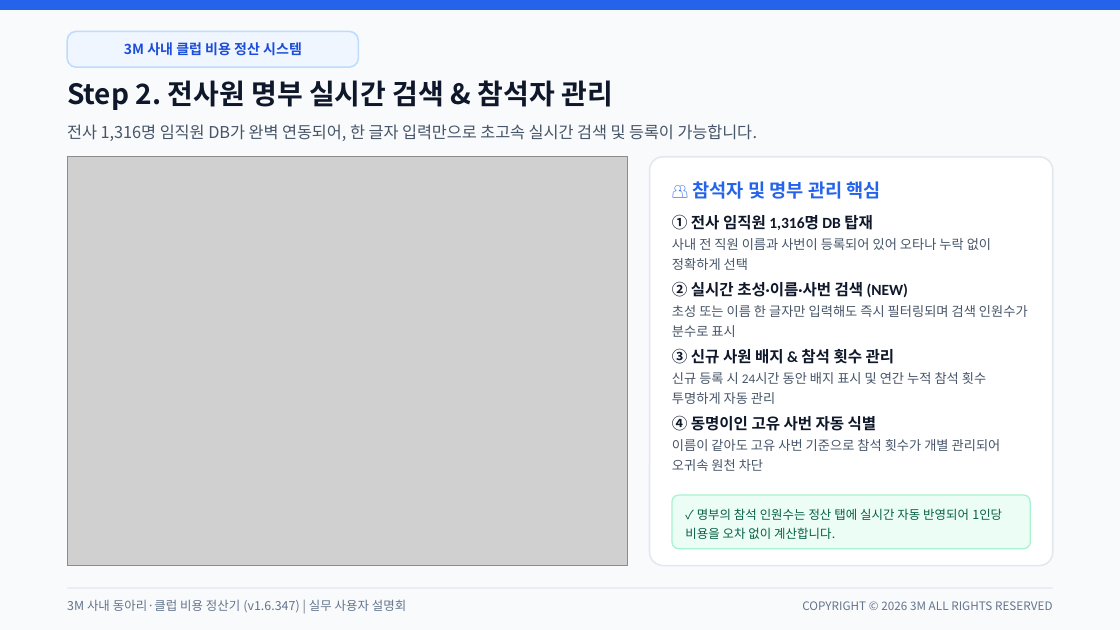
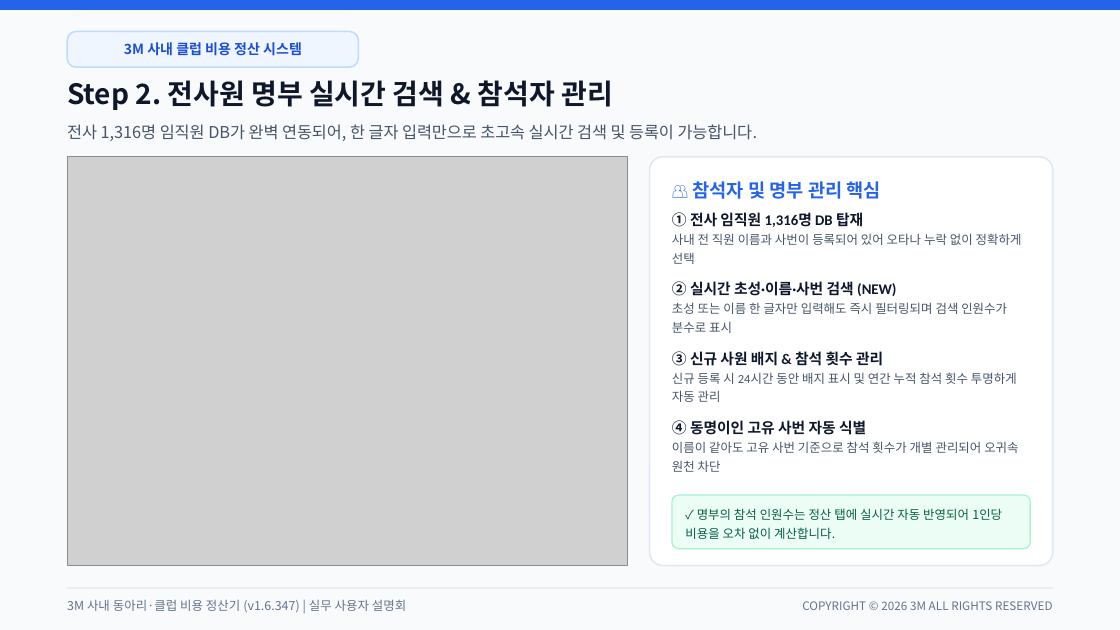
Before and after one commit to gochujangs33-dot/Club-expense, a slide deck: slide 5 of 3M_사내_클럽_비용_정산_시스템_사용_설명회.pptx. Drawn at 1120x630 pixels with LibreOffice and Linux fonts; fonts in the diff are those of the drawing; grey boxes stand for pictures. Boxes give left, top, right and bottom in pixels: in the first picture for what was removed or moved away, otherwise in the second. Text is boxed around its words. In the diff, an @@ line names an element or a change of style, - is before the commit and + after.

```diff
--- a/3M_사내_클럽_비용_정산_시스템_사용_설명회.pptx
+++ b/3M_사내_클럽_비용_정산_시스템_사용_설명회.pptx
@@ text "① 전사 임직원 1,316명 DB ..." at [672, 212, 1022, 264]: size 10 to 9.5 pt in "① 전사 임직원 1,316명 DB 탑재"; size 8.5 to 8 pt in "사내 전 직원 이름과 사번이 등록되어 있어 ..."; line spacing 13pt to 12pt @@
@@ text "② 실시간 초성·이름·사번 검색 (NEW) ..." at [672, 281, 1007, 333]: size 10 to 9.5 pt in "② 실시간 초성·이름·사번 검색 (NEW)"; size 8.5 to 8 pt in "초성 또는 이름 한 글자만 입력해도 즉시 ..."; line spacing 13pt to 12pt @@
@@ text "③ 신규 사원 배지 & ..." at [672, 351, 1017, 402]: size 10 to 9.5 pt in "③ 신규 사원 배지 & 참석 횟수 ..."; size 8.5 to 8 pt in "신규 등록 시 24시간 동안 배지 표시 ..."; line spacing 13pt to 12pt @@
@@ text "④ 동명이인 고유 사번 자동 ..." at [672, 420, 1018, 472]: size 10 to 9.5 pt in "④ 동명이인 고유 사번 자동 식별"; size 8.5 to 8 pt in "이름이 같아도 고유 사번 기준으로 참석 횟수가 ..."; line spacing 13pt to 12pt @@
```
Also in this commit, not shown: 4 other slides changed, 1 other file.
